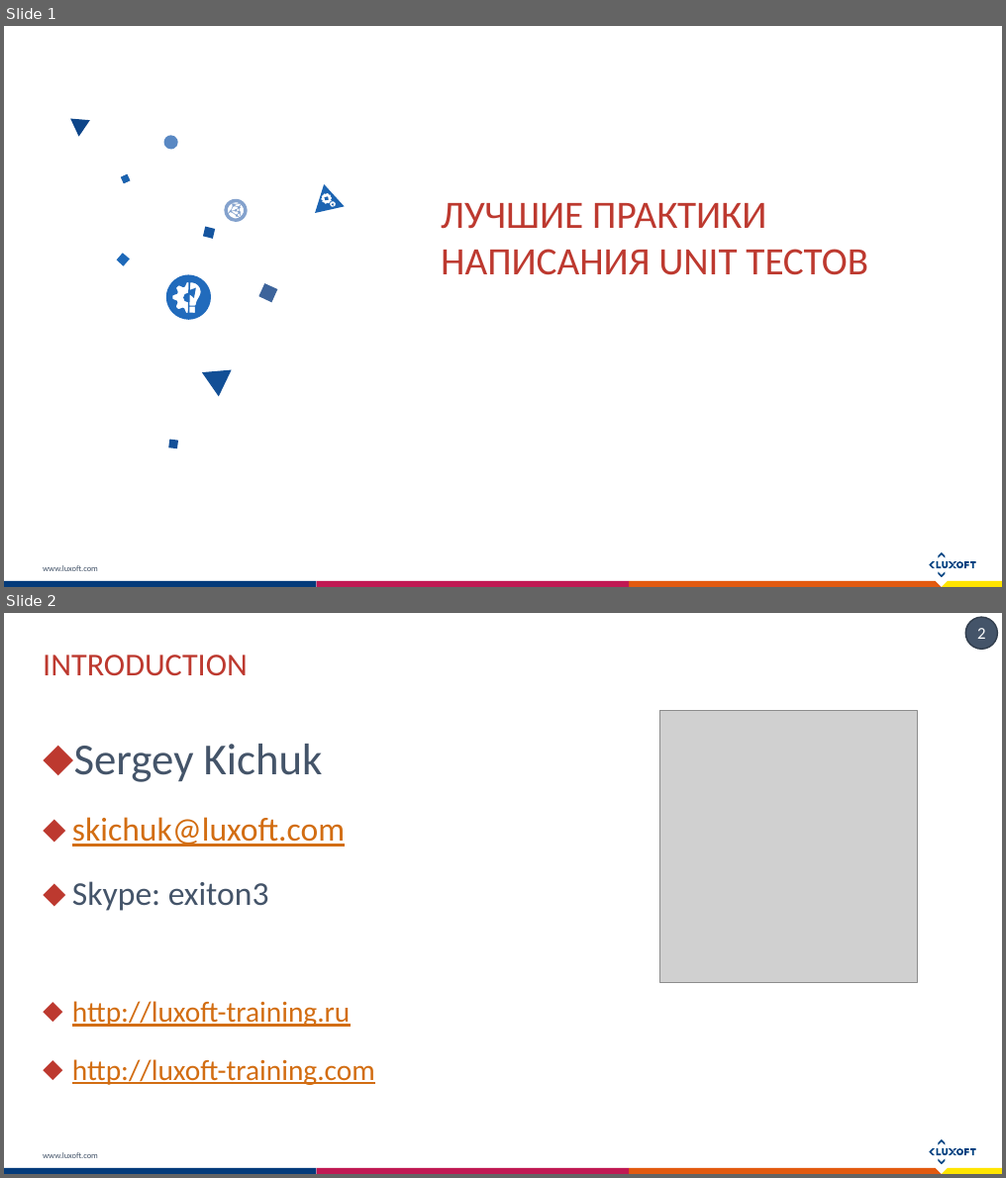
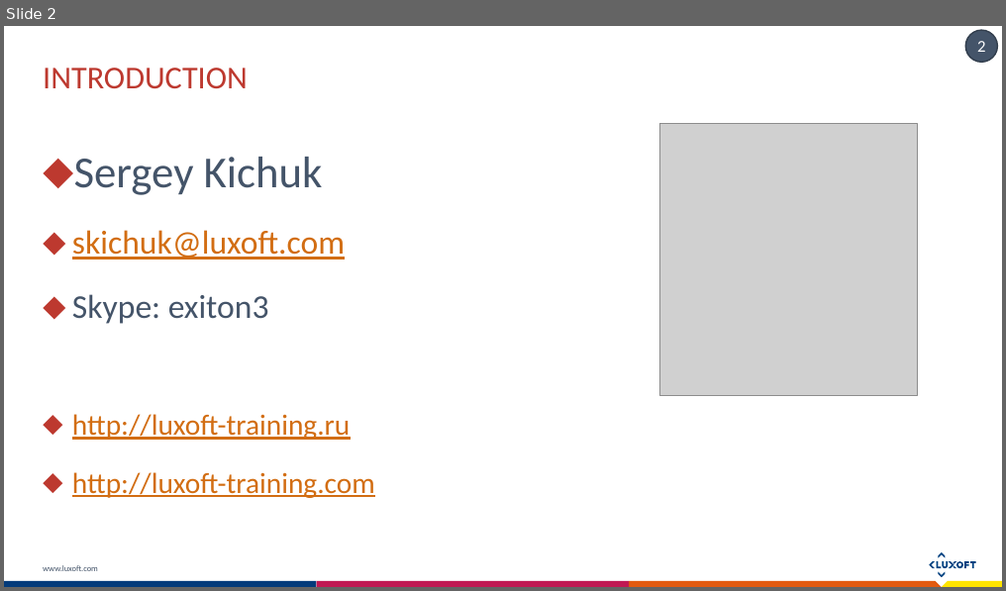
Before and after one commit to exiton3/Unit-tests-Best-Practices-Samples, a slide deck: Docs/Unit testing Bests practices.pptx. Shown one above the other, each under a label of ours: slides 1 and 2 before the commit, slide 2 after it. The pictures are 1006x1178 and 1006x591 pixels, drawn with LibreOffice and Linux fonts; fonts in the diff are those of the drawing; grey boxes stand for pictures. Boxes give left, top, right and bottom in pixels: in the first picture for what was removed or moved away, otherwise in the second. Text is boxed around its words. In the diff, an @@ line names an element or a change of style, - is before the commit and + after.

```diff
--- a/Docs/Unit testing Bests practices.pptx
+++ b/Docs/Unit testing Bests practices.pptx
@@ slide 1 removed at box(4, 26, 1002, 587), background #FFFFFF; not listed: 16 template elements that a slide beside it also shows @@
@@ rectangle removed at box(958, 27, 1000, 72) @@
@@ title removed at box(441, 203, 868, 275) @@
-ЛУЧШИЕ ПРАКТИКИ НАПИСАНИЯ UNIT ТЕСТОВ
@@ group removed at box(71, 119, 345, 449): 16 freeform shapes @@
@@ group removed at box(64, 498, 169, 553): 11 freeform shapes @@
@@ group removed at box(926, 504, 973, 550): 12 freeform shapes @@
```
Also in this commit, not shown: 13 slides added, 3 other slides removed.
